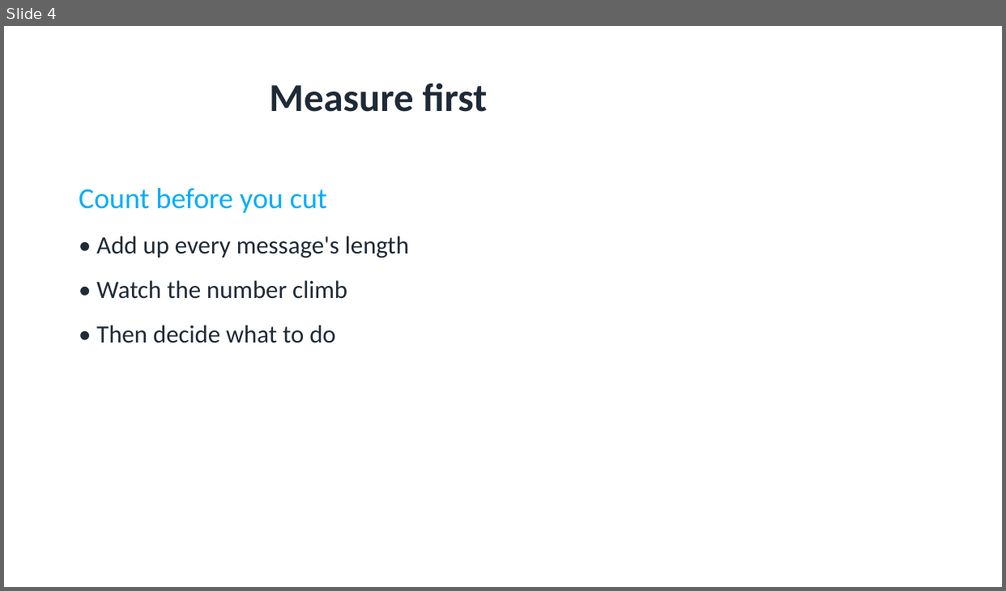
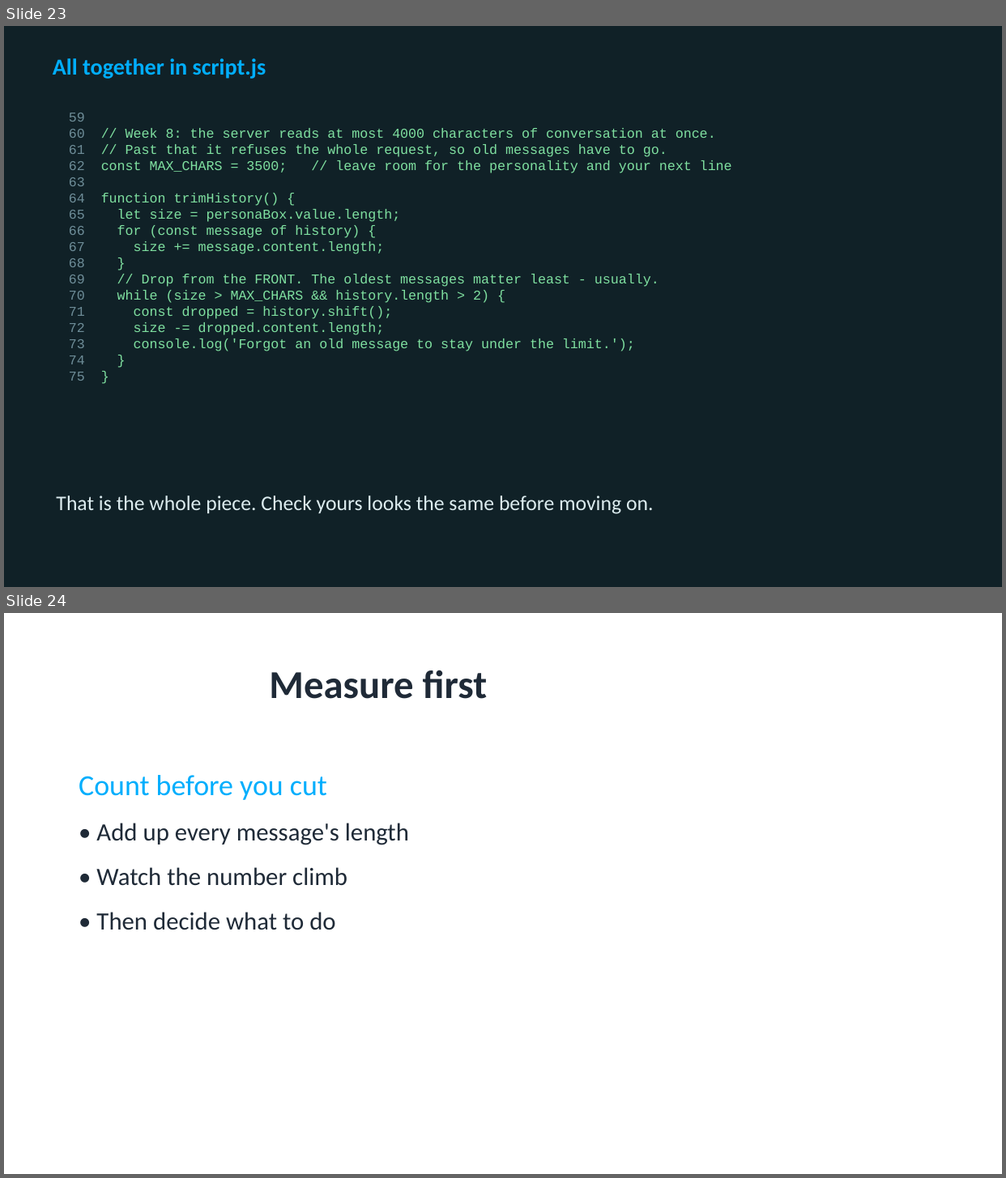
Before and after one commit to utgapps/utgapps.github.io, a slide deck: ai101/slides/week-08.pptx. Shown one above the other, each under a label of ours: slide 4 before the commit, slides 23 and 24 after it. The pictures are 1006x591 and 1006x1178 pixels, drawn with LibreOffice and Linux fonts; fonts in the diff are those of the drawing. Boxes give left, top, right and bottom in pixels: in the first picture for what was removed or moved away, otherwise in the second. Text is boxed around its words. In the diff, an @@ line names an element or a change of style, - is before the commit and + after.

```diff
--- a/ai101/slides/week-08.pptx
+++ b/ai101/slides/week-08.pptx
@@ slide 23 added at (4,26,1002,587), background #102127 @@
@@ text added at (53,58,266,79), 22 pt, text #01AEFD, bold @@
+All together in script.js
@@ text added at (69,113,732,352), 13 pt, text #7FE0A0 @@
+59
+60 // Week 8: the server reads at most 4000 characters of conversation at once.
+61 // Past that it refuses the whole request, so old messages have to go.
+62 const MAX_CHARS = 3500; // leave room for the personality and your next line
+63
+64 function trimHistory() {
+65 let size = personaBox.value.length;
+66 for (const message of history) {
+67 size += message.content.length;
+68 }
+69 // Drop from the FRONT. The oldest messages matter least - usually.
+70 while (size > MAX_CHARS && history.length > 2) {
+71 const dropped = history.shift();
+72 size -= dropped.content.length;
+73 console.log('Forgot an old message to stay under the limit.');
+74 }
+75 }
@@ text added at (56,496,654,514), 20 pt, text #DCECEF @@
+That is the whole piece. Check yours looks the same before moving on.
@@ what was slide 4 is now slide 24 @@
```
Also in this commit, not shown: 2 slides changed, 17 other slides added, 3 slides removed, 19 other files.
